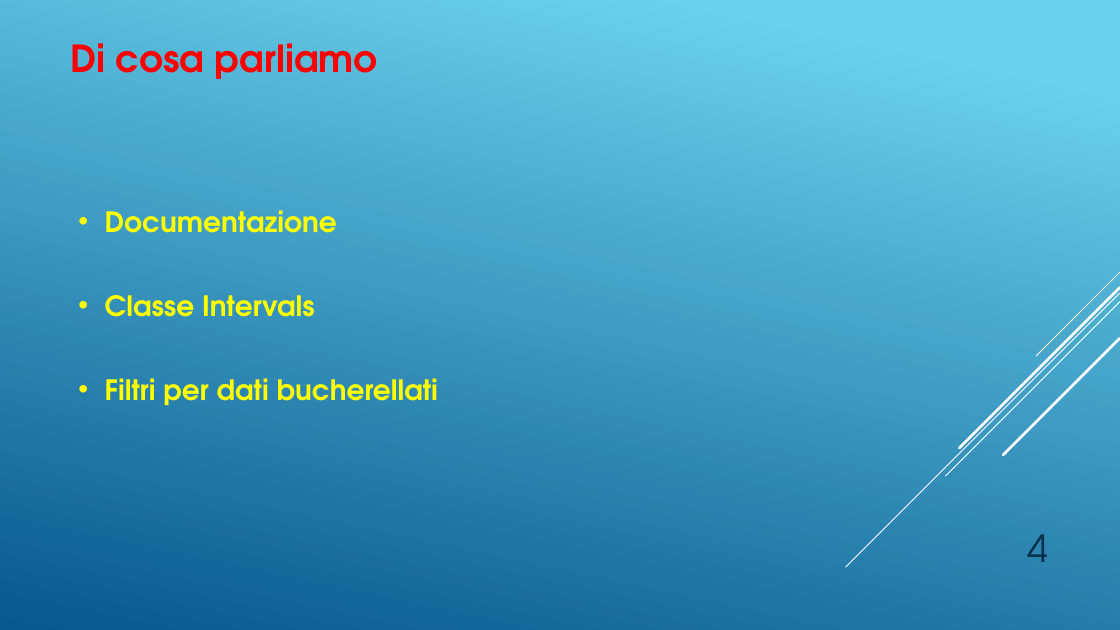
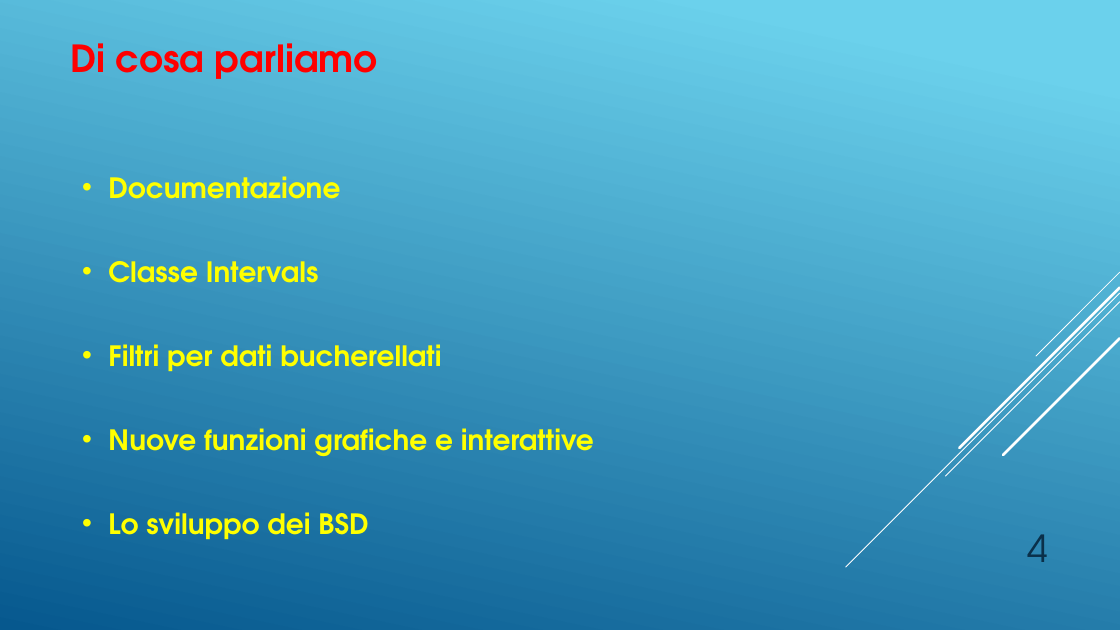
Before and after one commit to SerFrasca/SnagPy, a slide deck: slide 4 of doc/SnagPy04.pptx. Drawn at 1120x630 pixels with LibreOffice and Linux fonts; fonts in the diff are those of the drawing. Boxes give left, top, right and bottom in pixels: in the first picture for what was removed or moved away, otherwise in the second. Text is boxed around its words. In the diff, an @@ line names an element or a change of style, - is before the commit and + after.

```diff
--- a/doc/SnagPy04.pptx
+++ b/doc/SnagPy04.pptx
@@ text "Documentazione": place and size @@
-text "Documentazione" at box(105, 210, 438, 405)
+text "Documentazione" at box(108, 176, 594, 539)
@@ text at box(108, 428, 594, 539): paragraphs added @@
+• Nuove funzioni grafiche e interattive
+• Lo sviluppo dei BSD
```
Also in this commit, not shown: 5 other slides changed, 5 slides added, 3 other files.
